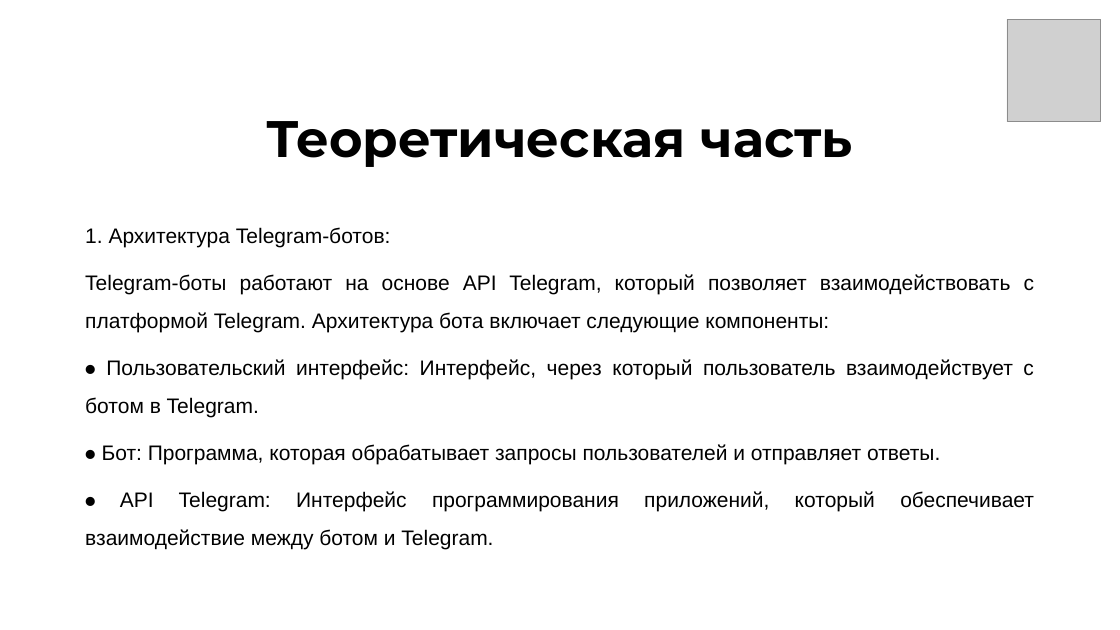
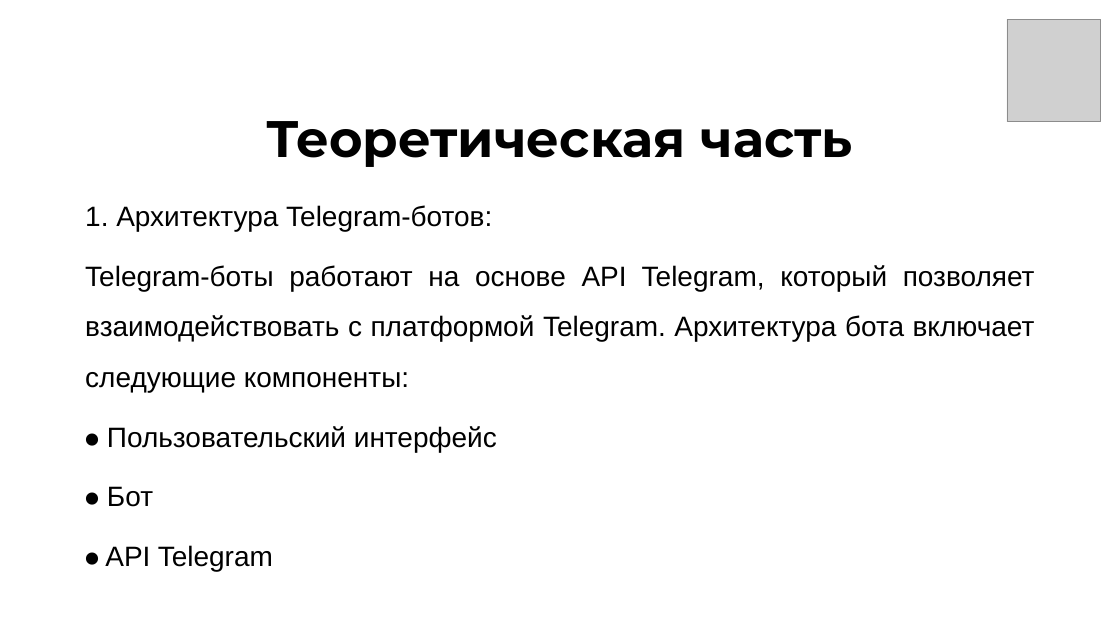
Before and after one commit to iprokopeva/Festival, a slide deck: slide 8 of Презентация.pptx (slide 7 before the commit). Drawn at 1120x630 pixels with LibreOffice and Linux fonts; fonts in the diff are those of the drawing; grey boxes stand for pictures; background and template pictures are left out. Boxes give left, top, right and bottom in pixels: in the first picture for what was removed or moved away, otherwise in the second. Text is boxed around its words. In the diff, an @@ line names an element or a change of style, - is before the commit and + after.

```diff
--- a/Презентация.pptx
+++ b/Презентация.pptx
@@ text "1. Архитектура Telegram-ботов:": place and size @@
-text "1. Архитектура Telegram-ботов:" at box(85, 227, 1034, 549)
+text "1. Архитектура Telegram-ботов:" at box(85, 205, 1035, 571)
@@ text at box(85, 205, 1035, 392): size 18 to 24 pt in "1. Архитектура Telegram-ботов:", "Telegram-боты работают на основе API Telegram, который ..." @@
@@ text at box(105, 426, 497, 571): text changed; size 18 to 24 pt @@
-⦁ Пользовательский интерфейс: Интерфейс, через который пользователь взаимодействует с ботом в Telegram.
-⦁ Бот: Программа, которая обрабатывает запросы пользователей и отправляет ответы.
-⦁ API Telegram: Интерфейс программирования приложений, который обеспечивает взаимодействие между ботом и Telegram.
+⦁ Пользовательский интерфейс
+⦁ Бот
+⦁ API Telegram
```
Also in this commit, not shown: 8 other slides changed, 4 slides added, 2 slides removed, 1 other file.
